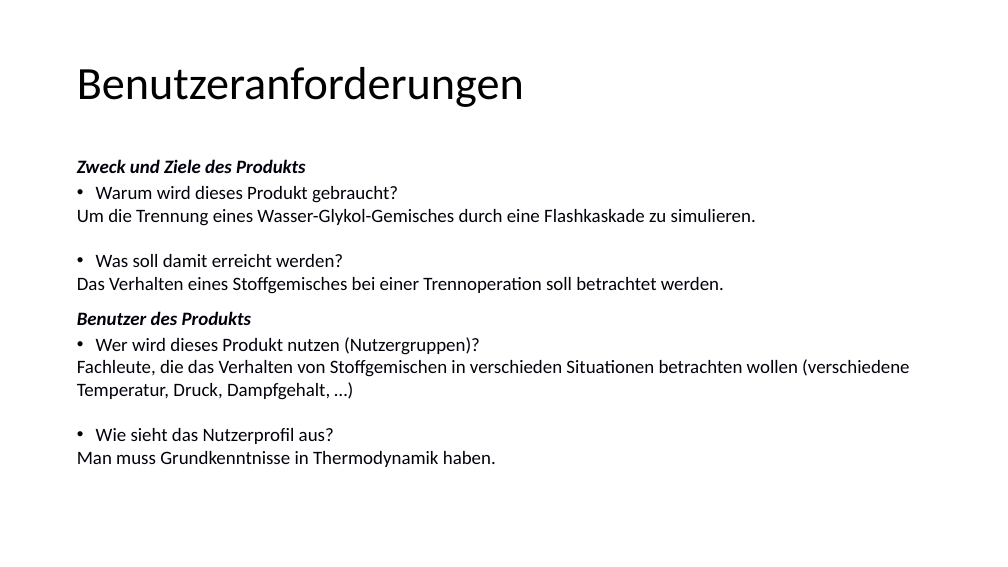
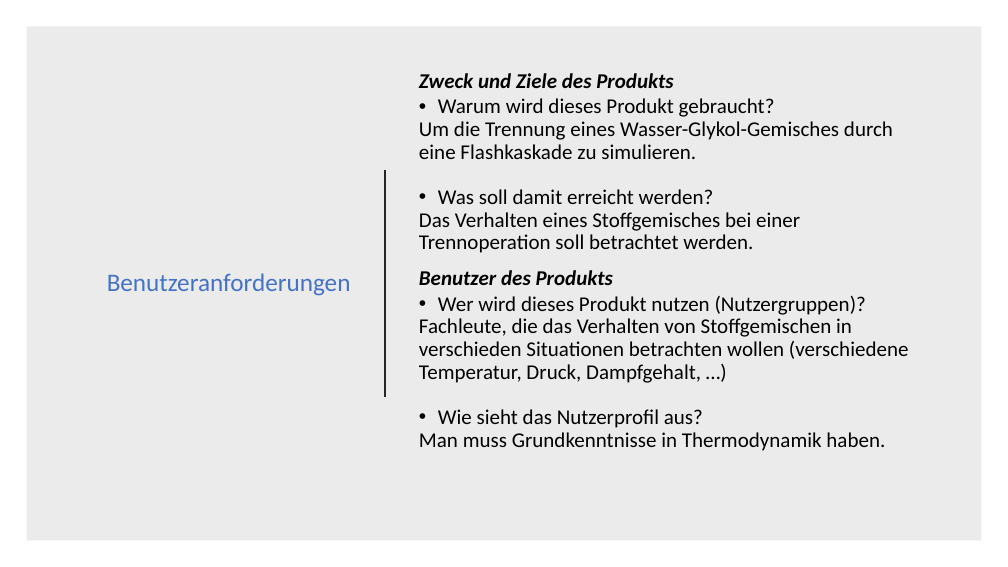
Before and after one commit to nilsspeetzen/SEP, a slide deck: slide 3 of 170718_Vorstellung.pptx. Drawn at 1008x567 pixels with LibreOffice and Linux fonts; fonts in the diff are those of the drawing. Boxes give left, top, right and bottom in pixels: in the first picture for what was removed or moved away, otherwise in the second. Text is boxed around its words. In the diff, an @@ line names an element or a change of style, - is before the commit and + after.

```diff
--- a/170718_Vorstellung.pptx
+++ b/170718_Vorstellung.pptx
@@ rectangle added at <box>26,26,982,541</box>, fill #000000 at 8% opacity @@
@@ title "Benutzeranforderungen": place and size @@
-title "Benutzeranforderungen" at <box>77,67,524,107</box>
+title "Benutzeranforderungen" at <box>107,273,351,296</box>
@@ title "Benutzeranforderungen" at <box>107,273,351,296</box>: size 44 to 24 pt, text colour #000000 to #4472C4; alignment left to right @@
@@ text "Zweck und Ziele des Produkts": place and size @@
-text "Zweck und Ziele des Produkts" at <box>77,159,909,467</box>
+text "Zweck und Ziele des Produkts" at <box>419,73,909,451</box>
@@ text "Zweck und Ziele des Produkts" at <box>419,73,909,451</box>: size 18 to 20 pt, text colour #00000A to #000000; line spacing 1 to 0.9; vertical alignment top to middle @@
@@ line added from (385, 170) to (385, 397), #262626 1.5 pt @@
```
Also in this commit, not shown: 14 other slides changed, 4 slides added, 1 other file.
